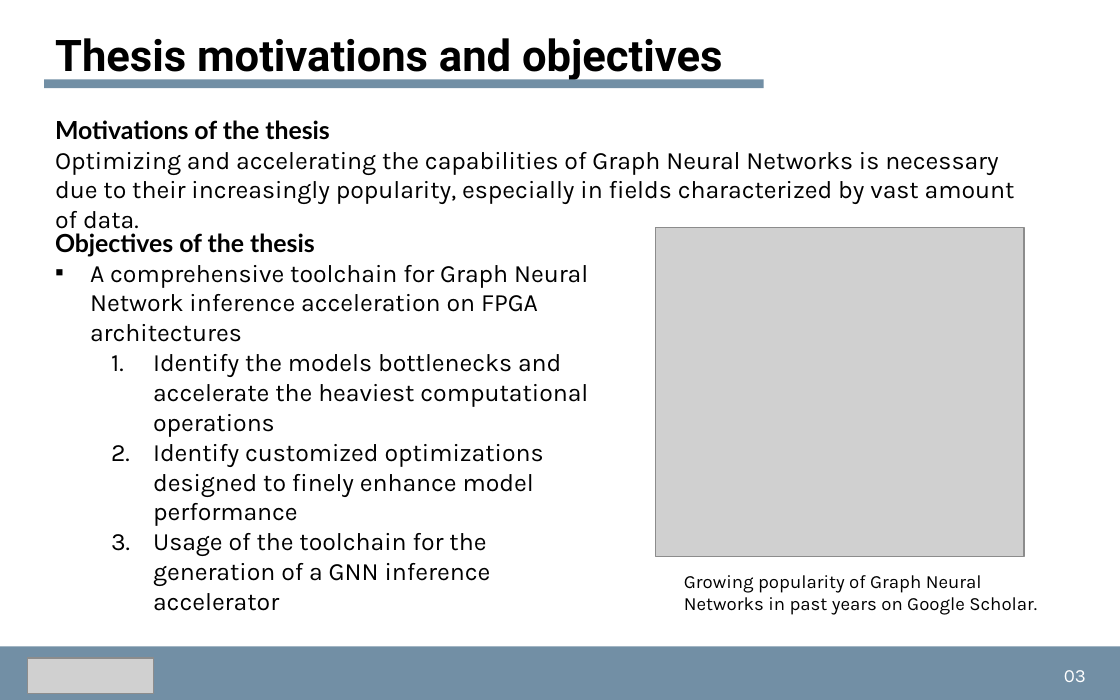
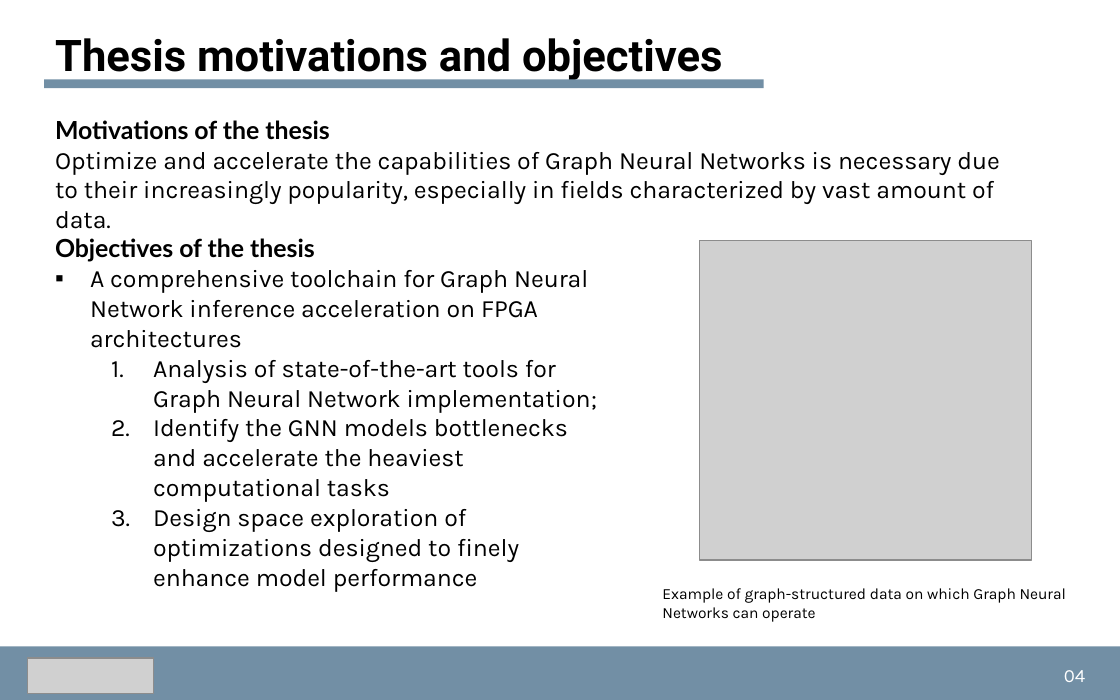
Before and after one commit to dmsgnn/master-thesis, a slide deck: slide 4 of docs/presentation/presentation.pptx (slide 3 before the commit). Drawn at 1120x700 pixels with LibreOffice and Linux fonts; fonts in the diff are those of the drawing; grey boxes stand for pictures. Boxes give left, top, right and bottom in pixels: in the first picture for what was removed or moved away, otherwise in the second. Text is boxed around its words. In the diff, an @@ line names an element or a change of style, - is before the commit and + after.

```diff
--- a/docs/presentation/presentation.pptx
+++ b/docs/presentation/presentation.pptx
@@ text at [55, 152, 999, 204]: text changed @@
-Optimizing and accelerating the capabilities of Graph Neural Networks is necessary due to their increasingly popularity, especially in fields characterized by vast amount of data.
+Optimize and accelerate the capabilities of Graph Neural Networks is necessary due to their increasingly popularity, especially in fields characterized by vast amount of data.
@@ picture: place and size @@
-picture at [656, 227, 1025, 557]
+picture at [699, 240, 1030, 560]
@@ text at [153, 360, 597, 592]: text changed @@
-  1. Identify the models bottlenecks and accelerate the heaviest computational operations
-  2. Identify customized optimizations designed to finely enhance model performance
-  3. Usage of the toolchain for the generation of a GNN inference accelerator
+  1. Analysis of state-of-the-art tools for Graph Neural Network implementation;
+  2. Identify the GNN models bottlenecks and accelerate the heaviest computational tasks
+  3. Design space exploration of optimizations designed to finely enhance model performance
@@ text at [662, 588, 1066, 622]: text changed; size 12 to 10 pt @@
-Growing popularity of Graph Neural Networks in past years on Google Scholar.
+Example of graph-structured data on which Graph Neural Networks can operate
@@ text at [1064, 670, 1085, 682]: text changed @@
-03
+04
```
Also in this commit, not shown: 16 other slides changed, 2 slides added, 4 other files.
